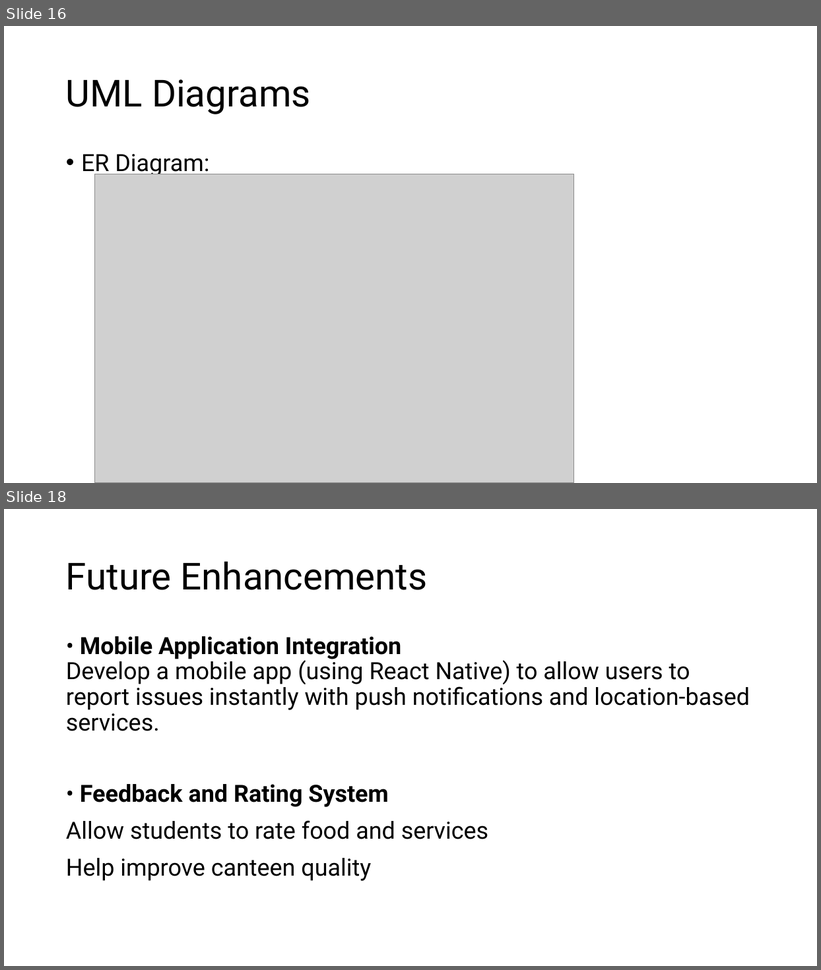
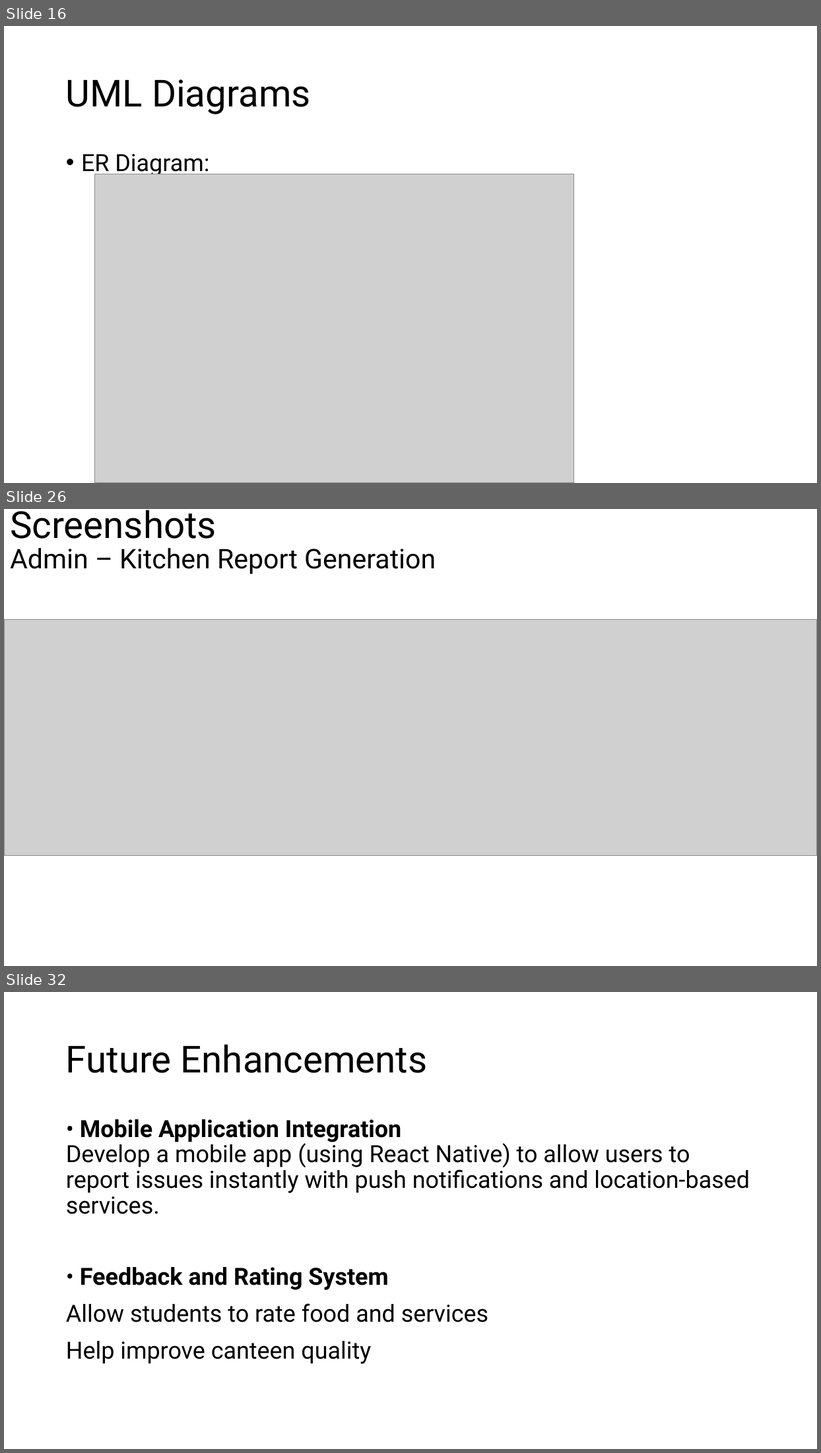
Before and after one commit to Lumineskz/project-ii-main, a slide deck: Slides/mid defense.pptx. Shown one above the other, each under a label of ours: slides 16 and 18 before the commit, slides 16, 26 and 32 after it; the slides between them are not shown. The pictures are 821x970 and 821x1453 pixels, drawn with LibreOffice and Linux fonts; fonts in the diff are those of the drawing; grey boxes stand for pictures. Boxes give left, top, right and bottom in pixels: in the first picture for what was removed or moved away, otherwise in the second. Text is boxed around its words. In the diff, an @@ line names an element or a change of style, - is before the commit and + after.

```diff
--- a/Slides/mid defense.pptx
+++ b/Slides/mid defense.pptx
@@ slide 26 added at (4,509,817,966), background #FFFFFF @@
@@ title added at (10,510,217,539), 44 pt, text #000000 @@
+Screenshots
@@ text added at (10,548,436,574), 32 pt, text #000000 @@
+Admin – Kitchen Report Generation
@@ picture added at (4,620,817,856) @@
@@ what was slide 18 is now slide 32 @@
```
Also in this commit, not shown: 1 slide changed, 13 other slides added, 7 other files.
